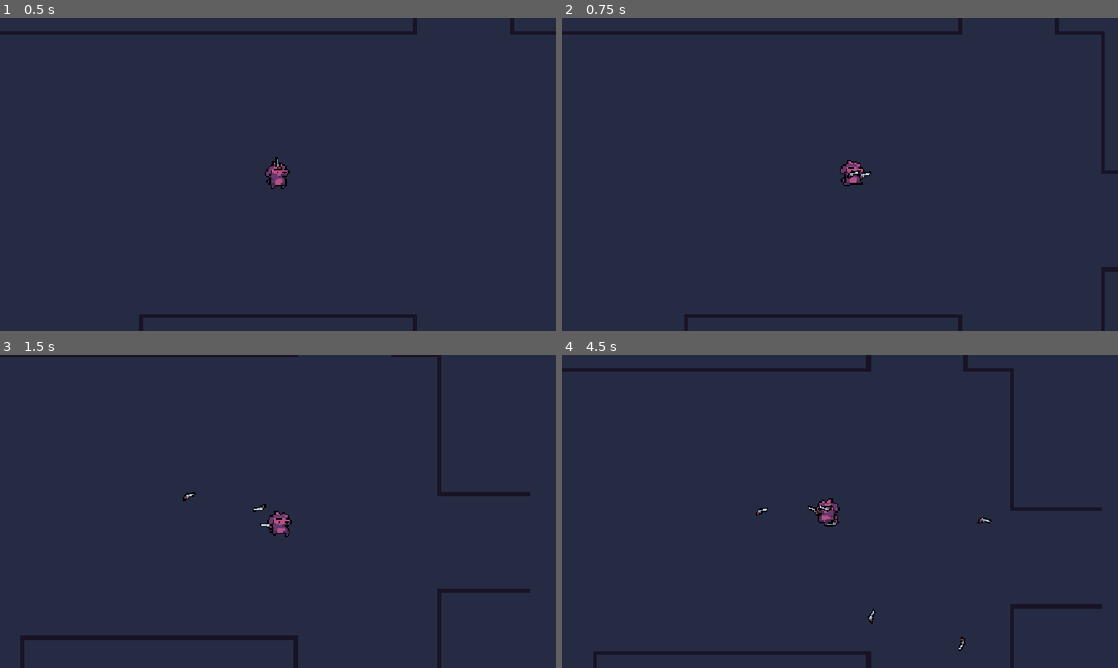
Above: before the commit, frames 1-4 (two rows, left to right).
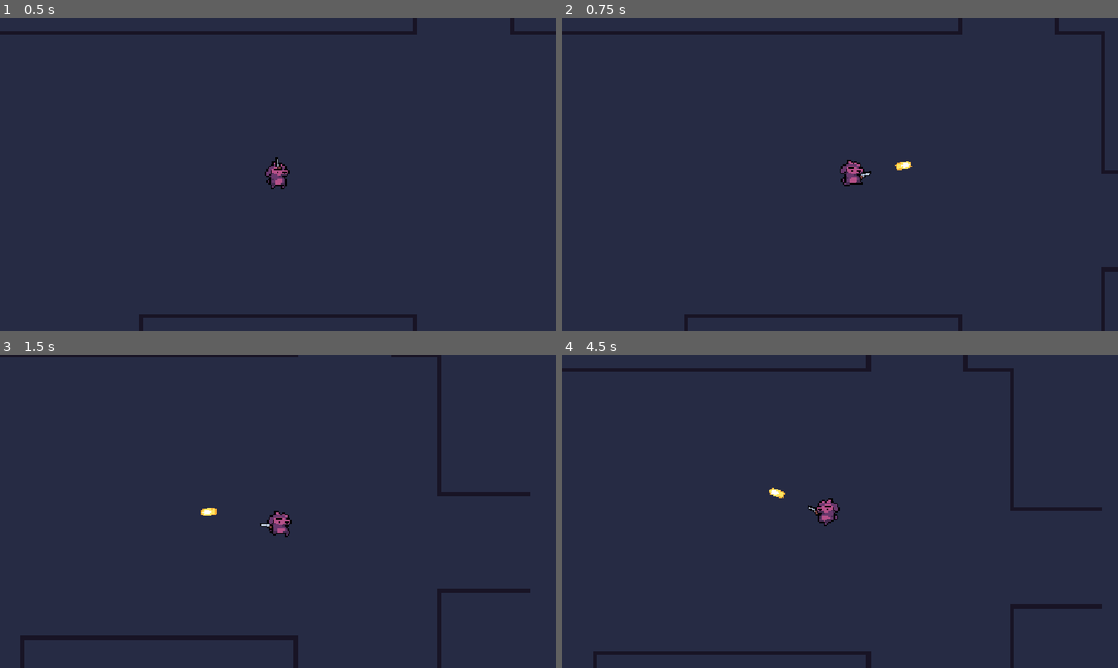
Above: after the commit, the same moments.

Repository: Jeremylikestoes/Prototype-1
Game: Godot game, scene res://game.tscn
The game is run twice, just before and just after one commit, with the same random seed, the same clock (stepped at 60 frames per second) and the same inputs.
Inputs (mouse positions are in pixels of both pictures, inside the frame that each line leads up to):
- Up to frame 1 (0.5 s): no input
- Up to frame 2 (0.75 s): move the mouse to (962, 158) at 0.52 s; hold D (ui_right) from 0.53 s (still down); click (962, 158) at 0.6 s
- Up to frame 3 (1.5 s): move the mouse to (166, 527) at 1.27 s; release D (ui_right) at 1.28 s; hold S (ui_down) from 1.28 s (still down); click (166, 527) at 1.35 s
- Up to frame 4 (4.5 s): move the mouse to (895, 442) at 2.02 s; release S (ui_down) at 2.03 s; hold D (ui_right) 2.03-2.78 s; click (895, 442) at 2.1 s; move the mouse to (812, 574) at 2.77 s; hold W (ui_up) 2.78-3.53 s; click (812, 574) at 2.85 s; move the mouse to (1006, 558) at 3.52 s; hold A (ui_left) from 3.53 s (still down); click (1006, 558) at 3.6 s; move the mouse to (673, 464) at 4.27 s; click (673, 464) at 4.35 s

Frame 1 is identical in both runs. In frame 2, less than 0.1% of the frame differs, in the area x 51-63%, y 45-52%; in frame 3, 0.1%; in frame 4, 0.3%, in the area x 34-78%, y 42-95%.
Error before the commit: Invalid access to property or key 'global_position' on a base object of type 'null instance'. (res://bullet.gd:9)

Commit message:
Added shooting and bullet  sprite

Diff:
--- a/prototype-#1/bullet.gd
+++ b/prototype-#1/bullet.gd
@@ -1,9 +1,11 @@
 extends Area2D
+class_name Bullet
 
 @export var bullet_speed: float = 200.0
+var direction: Vector2
 
-@onready var muzzle: Marker2D = %muzzle
+func _physics_process(delta: float) -> void:
+	global_position += (direction * bullet_speed * delta)
 
-func _process(delta: float) -> void:
-	var mouse_position = get_global_mouse_position()
-	var direction: Vector2 =  (mouse_position - muzzle.global_position).normalized()
+func _on_body_shape_entered(body_rid: RID, body: Node2D, body_shape_index: int, local_shape_index: int) -> void:
+	queue_free()
--- a/prototype-#1/bullet.tscn
+++ b/prototype-#1/bullet.tscn
@@ -1,15 +1,21 @@
 [gd_scene format=3 uid="uid://bjemgl2famk1s"]
 
 [ext_resource type="Script" uid="uid://c5th3w30vbagw" path="res://bullet.gd" id="1_v7oki"]
-[ext_resource type="Texture2D" uid="uid://dr5ykos8qbt8j" path="res://Sprites/Gun Sprite.png" id="2_v8qja"]
+[ext_resource type="Texture2D" uid="uid://c5twuk4ibamjk" path="res://Sprites/Bullet Sprite.png" id="2_v8qja"]
 
-[sub_resource type="CircleShape2D" id="CircleShape2D_v6r4t"]
+[sub_resource type="SeparationRayShape2D" id="SeparationRayShape2D_v6r4t"]
+length = 13.0
 
 [node name="Bullet" type="Area2D" unique_id=888757183]
 script = ExtResource("1_v7oki")
+bullet_speed = 300.0
 
 [node name="Sprite2D" type="Sprite2D" parent="." unique_id=1435975468]
 texture = ExtResource("2_v8qja")
 
-[node name="CollisionShape2D" type="CollisionShape2D" parent="." unique_id=158359517]
-shape = SubResource("CircleShape2D_v6r4t")
+[node name="CollisionShape2D" type="CollisionShape2D" parent="." unique_id=152496140]
+position = Vector2(-6, 0)
+rotation = -1.5707964
+shape = SubResource("SeparationRayShape2D_v6r4t")
+
+[connection signal="body_shape_entered" from="." to="." method="_on_body_shape_entered"]
--- a/prototype-#1/gun.gd
+++ b/prototype-#1/gun.gd
@@ -8,19 +8,23 @@
 var shoot_timer: float = 0.0
 
 func _physics_process(delta: float) -> void:
-	shoot()
+	var mouse_position = get_global_mouse_position()
+	var direction: Vector2 =  (mouse_position - muzzle.global_position).normalized()
+
+	shoot(direction)
 
 	shoot_timer -= delta
 	if shoot_timer < 0.0:
 		shoot_timer = 0.0
 
-func shoot():
+func shoot(direction: Vector2):
 	const BULLET = preload("res://bullet.tscn")
 
 	if Input.is_action_just_pressed("shoot") && shoot_timer == 0.0:
-		var new_bullet = BULLET.instantiate()
+		var new_bullet: Bullet = BULLET.instantiate()
 		shoot_timer += 0.5
 
-		gun.get_parent().get_parent().get_parent().add_child(new_bullet)
+		get_tree().current_scene.add_child(new_bullet)
 		new_bullet.global_position = muzzle.global_position
 		new_bullet.global_rotation = muzzle.global_rotation
+		new_bullet.direction = direction
--- a/prototype-#1/player.gd
+++ b/prototype-#1/player.gd
@@ -18,8 +18,6 @@
 	var orbit_position = lerp_angle(rotation_to_mouse, gun_pivot.rotation, weight)
 
 	gun_pivot.global_rotation = orbit_position
-
-	print(mouse_relative_position)
 
 	gun.scale.y = 1 if mouse_relative_position.x > 0 else -1
 	gun_pivot.show_behind_parent = mouse_relative_position.y  < -2
--- a/prototype-#1/project.godot
+++ b/prototype-#1/project.godot
@@ -13,6 +13,7 @@
 config/name="Prototype #1"
 run/main_scene="uid://dwnsb6xfmduk0"
 config/features=PackedStringArray("4.7", "Forward Plus")
+run/max_fps=60
 
 [display]
 
@@ -54,6 +55,11 @@
 "events": [Object(InputEventMouseButton,"resource_local_to_scene":false,"resource_name":"","device":-1,"window_id":0,"a …(253 unchanged characters)…
 ]
 }
+dodge={
+"deadzone": 0.2,
+"events": [Object(InputEventMouseButton,"resource_local_to_scene":false,"resource_name":"","device":-1,"window_id":0,"alt_pressed":false,"shift_pressed":false,"ctrl_pressed":false,"meta_pressed":false,"button_mask":0,"position":Vector2(0, 0),"global_position":Vector2(0, 0),"factor":1.0,"button_index":2,"canceled":false,"pressed":false,"double_click":false,"script":null)
+]
+}
 
 [physics]
 
Binary file added: prototype-#1/Sprites/Bullet Sprite.png
Not shown, added: prototype-#1/Sprites/Bullet Sprite.png.import
